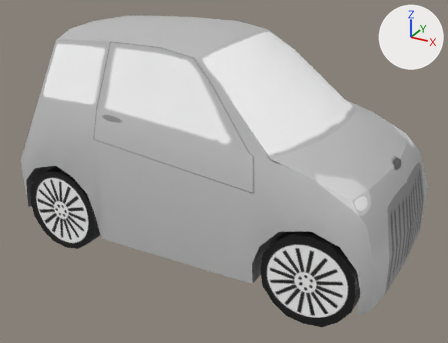
Before and after pictures for a commit that changed the FBX model assets/cars/smart.fbx.
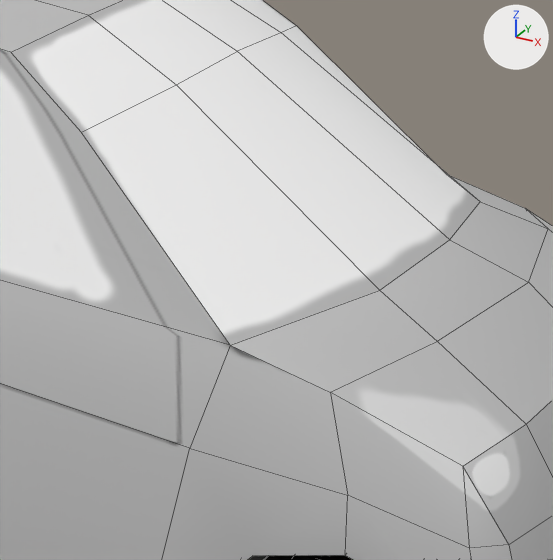
Each version appears first whole from a 50 mm lens placed at (2.06, -3.65, 2.31), pointed at (0.1, -0.09, 0.53), and next in a close-up on the part from 43% to 85% of the width and 12% to 68% of the height. The lights are fixed; the arrows at upper right show +X, +Y and +Z. The close-ups show mesh edges as thin lines. Where no turn or scale is listed for an object, it has been applied to the vertices. Vertices at the same position are counted once.

Before the edit, the objects in view are built like this:
```python
me_cube_004 = bpy.data.meshes.new('Cube.004')
me_cube_004.from_pydata(...)  # 297 vertices, 206 faces; spans x -1.46..1.23, y -0.78..0.78, z 0.0..1.56
me_cube_004.materials.append(mat_carmat_001)  # picture img_car_png
ob_car_smart__lod0 = bpy.data.objects.new('Car_Smart #lod0', me_cube_004)
ob_car_smart__lod0.location = (0.192, 0.0, -0.031)
```
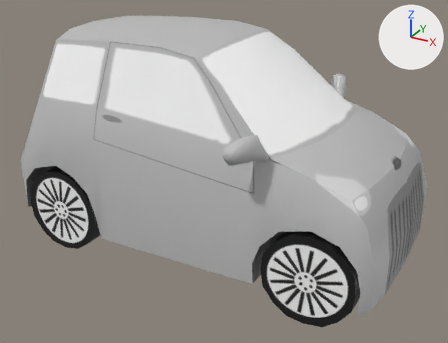
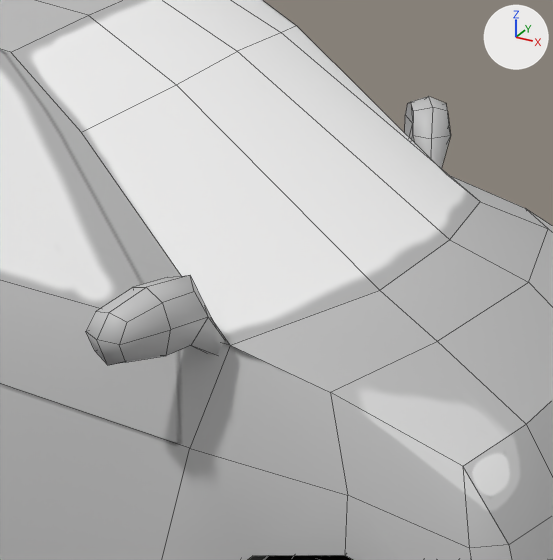
What the commit changed:
Material 'CarMat.003' (mat_carmat_003) is new.
Its texture is img_car_png.
me_cube_004 is used by ob_car_smart__lod0; location (0.192, 0.0, -0.031).
me_cube_004 had 297 vertices, 206 faces and spanned x -1.46..1.23, y -0.78..0.78, z 0.0..1.56.
me_cube_004 now has 361 vertices, 262 faces and spans x -1.46..1.23, y -0.91..0.91, z 0.0..1.56.
me_cube_004 part 1: a new loose piece of 32 vertices spanning x 0.33..0.52, y -0.91..-0.61, z 0.95..1.14, in mat_carmat_003 (picture img_car_png).
me_cube_004 part 2: a new loose piece of 32 vertices spanning x 0.33..0.52, y 0.61..0.91, z 0.95..1.14, in mat_carmat_003 (picture img_car_png).
me_cube_004 now uses material mat_carmat_003 (picture img_car_png).

What differs and where, as boxes [x1, y1, x2, y2] in the close-ups (553 x 560 px):
part 1 of me_cube_004, added
    after: [86, 275, 225, 365]
part 2 of me_cube_004, added
    after: [405, 96, 451, 168]
